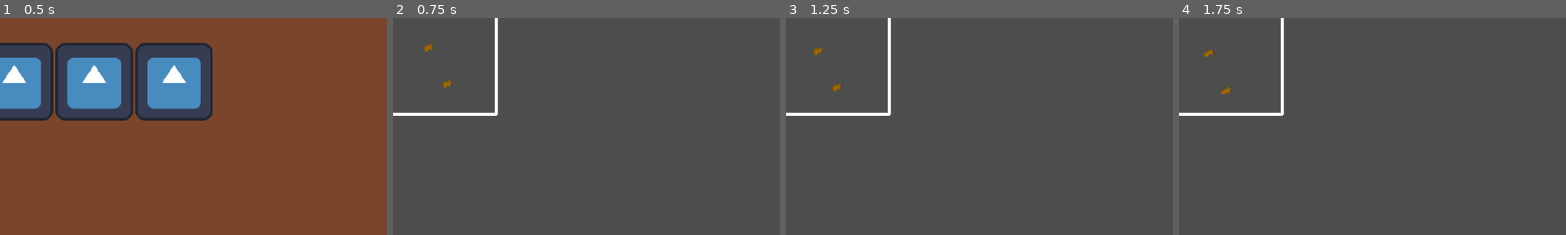
Above: before the commit, frames 1-4 (left to right).
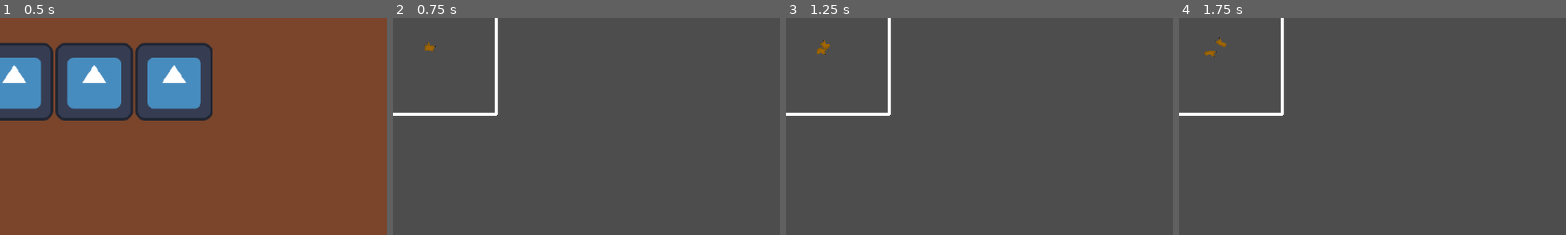
Above: after the commit, the same moments.

Repository: Skyepulse/LudumDare56
Game: Godot game, scene res://Level Scenes/control.tscn
Two runs of this game, one before a commit and one after it. Both use one fixed random seed, a clock stepped at 60 frames per second and the inputs below. The engine's default icon, where the game draws it, is replaced by a stand-in: a white triangle on a blue panel in a dark square.
Inputs (mouse positions are % of the whole screen's width and height, from its top left):
- Up to frame 1 (0.5 s): no input
- Up to frame 2 (0.75 s): click (27, 58) at 0.5 s
- Up to frame 3 (1.25 s): no input
- Up to frame 4 (1.75 s): tap Enter at 1.25 s; move the mouse to (49, 51) at 1.27 s; click (49, 51) at 1.42 s
The pictures show only the part of the screen within x 45-95%, y 43-93%; the shares and areas given below are measured in that part.

Frame 1 is identical in both runs. In frame 2, 0.1% of the frame differs, in the area x 8-16%, y 11-33%; in frame 3, 0.2%, in the area x 7-15%, y 10-34%; in frame 4, 0.2%.

Commit message:
stack behavior

Diff:
--- a/Level Scenes/Level1.tscn
+++ b/Level Scenes/Level1.tscn
@@ -1,7 +1,6 @@
-[gd_scene load_steps=3 format=3 uid="uid://dgjal30b62d72"]
+[gd_scene load_steps=2 format=3 uid="uid://dgjal30b62d72"]
 
 [ext_resource type="PackedScene" uid="uid://4vvxaoggeiqn" path="res://PrefabScenes/vivier.tscn" id="1_arjuv"]
-[ext_resource type="PackedScene" uid="uid://d0h4t8bmmobpp" path="res://Level Scenes/slug.tscn" id="1_qi1dv"]
 
 [node name="Level1" type="Node2D"]
 
@@ -9,7 +8,3 @@
 
 [node name="Node2D" parent="Camera2D" instance=ExtResource("1_arjuv")]
 position = Vector2(-0.0078125, -0.0546875)
-
-[node name="Slug" parent="Camera2D" instance=ExtResource("1_qi1dv")]
-position = Vector2(28, 54)
-collision_mask = 1
--- a/Level Scenes/animal.tscn
+++ b/Level Scenes/animal.tscn
@@ -6,12 +6,13 @@
 [sub_resource type="CircleShape2D" id="CircleShape2D_801pg"]
 
 [node name="Animal" type="CharacterBody2D"]
-collision_mask = 6
+collision_mask = 7
 script = ExtResource("1_52t7k")
 
 [node name="AnimatedSprite2D" type="AnimatedSprite2D" parent="."]
 
 [node name="Area2D" type="Area2D" parent="."]
+collision_mask = 6
 script = ExtResource("2_b4qwk")
 
 [node name="CollisionShape2D" type="CollisionShape2D" parent="Area2D"]
--- a/Level Scenes/slug.tscn
+++ b/Level Scenes/slug.tscn
@@ -22,13 +22,8 @@
 radius = 7.0
 
 [node name="Slug" instance=ExtResource("1_jliu6")]
-speed = 0
-size = 0
-throw_distance = 0
-reproduction_rate = 0
-type = 0
+collision_mask = 6
 ui_sprite = ExtResource("2_kwfaj")
-state = 0
 
 [node name="AnimatedSprite2D" parent="." index="0"]
 sprite_frames = SubResource("SpriteFrames_10orl")
--- a/Scripts/animal.gd
+++ b/Scripts/animal.gd
@@ -20,8 +20,6 @@
 @export var ui_sprite: Texture2D
 @export var state : int
 
-
-
 enum AnimalState {
 	STACKED = 0, # animal dans le stack
 	HELD = 1, # animal pret a etre lance
@@ -29,27 +27,33 @@
 	FREE = 3 #animal sauvage mange les autres
 }
 
-func move() -> void :
+func move(delta : float) -> void :
 	if (state == AnimalState.CROSSING) :
 		rotation = 0;
-		velocity =speed*Vector2(1,0);
+		velocity =delta*speed*Vector2(1,0);
 		move_and_slide();
 	elif (state == AnimalState.STACKED) :
-		move_and_slide();
+		var collision_info = move_and_collide(10*velocity*delta);
+		if (collision_info) :
+			collide_wall();
 	elif (state == AnimalState.FREE):
 		pass #move towards stack, move away after timeout -> use direction var
 	elif (state == AnimalState.HELD):
-		global_transform.origin = get_global_mouse_position()
+		global_transform.origin = get_global_mouse_position();
 
 func collide_wall() -> void :
-	velocity = Vector2(randf_range(-1, 1), randf_range(-1, 1)).normalized();
-	rotation = atan(velocity.y/velocity.x)
+
+	var angle= randf_range(-PI,PI);
+	rotation = deg_to_rad(angle);
+	velocity = Vector2(-cos(angle),-sin(angle));
 
 func _ready() -> void:
-	velocity = 10*Vector2(-1.0, 1.0);
-	rotation = 1.5;
+	rotation= randf_range(-PI,PI);
+	velocity = Vector2(cos(rotation),sin(rotation));
+
 func _process(delta: float) -> void:
-	move();
+	move(delta);
+
 
 
 var held = false
Not shown, added: Sprites/carred1.png.import
Not shown, added: Sprites/carred2.png.import
Not shown, added: Sprites/fox_walk1.png.import
Not shown, added: Sprites/fox_walk2.png.import
Not shown, added: Sprites/frog1.png.import
Not shown, added: Sprites/frog2.png.import
Not shown, added: Sprites/level_box_1.png.import
Not shown, added: Sprites/level_box_1_fonce.png.import
Not shown, added: Sprites/poulet1.png.import
Not shown, added: Sprites/poulet2.png.import
Not shown, added: Sprites/road.png.import
Not shown, added: Sprites/snake1.png.import
(and 1 more such lines)
